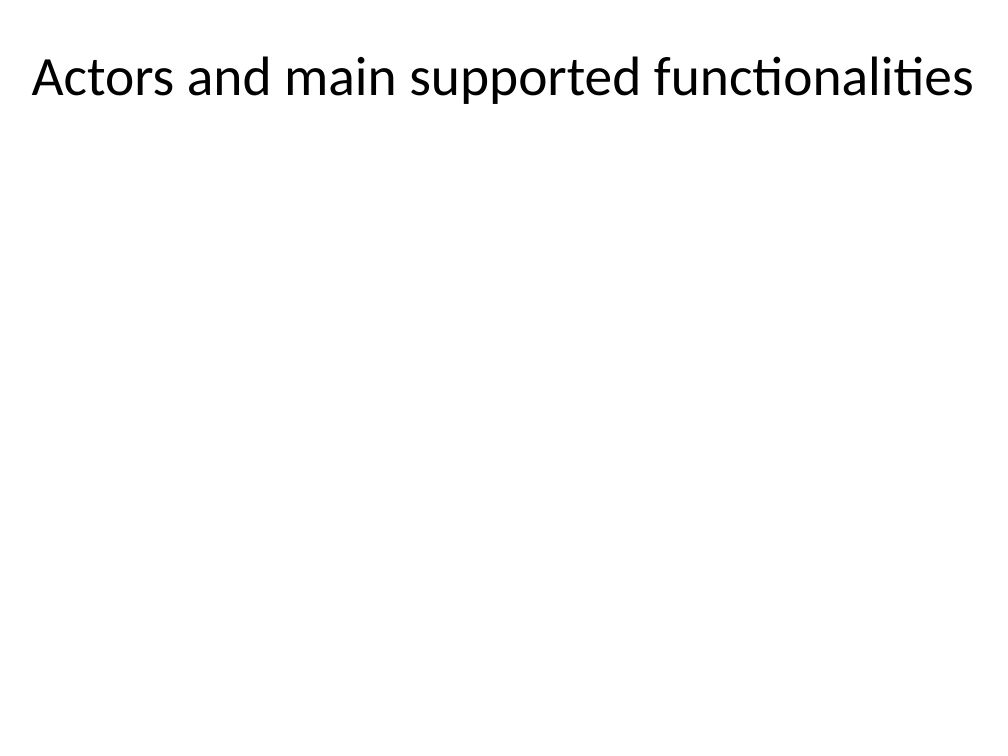
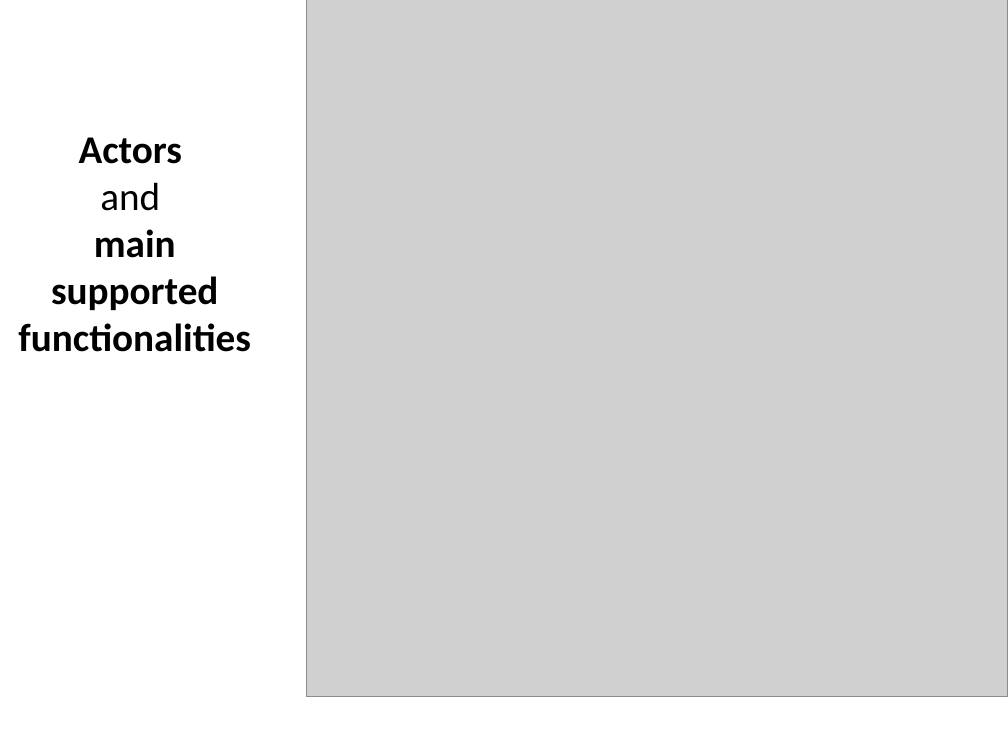
Before and after one commit to JacopoCarlon/LSMSDB_Project, a slide deck: slide 3 of 070_presentation/CarlonRiccardiElOurrak_ProjectDesignPresentation.pptx. Drawn at 1008x756 pixels with LibreOffice and Linux fonts; fonts in the diff are those of the drawing; grey boxes stand for pictures; background and template pictures are left out. Boxes give left, top, right and bottom in pixels: in the first picture for what was removed or moved away, otherwise in the second. Text is boxed around its words. In the diff, an @@ line names an element or a change of style, - is before the commit and + after.

```diff
--- a/070_presentation/CarlonRiccardiElOurrak_ProjectDesignPresentation.pptx
+++ b/070_presentation/CarlonRiccardiElOurrak_ProjectDesignPresentation.pptx
@@ title "Actors and main supported functionalities": place and size @@
-title "Actors and main supported functionalities" at (32,56,974,104)
+title "Actors and main supported functionalities" at (18,137,251,352)
@@ title "Actors and main supported functionalities" at (18,137,251,352): size 39.6 to 28 pt, bold on @@
@@ picture added at (306,0,1008,697) @@
```
Also in this commit, not shown: 4 other files.
